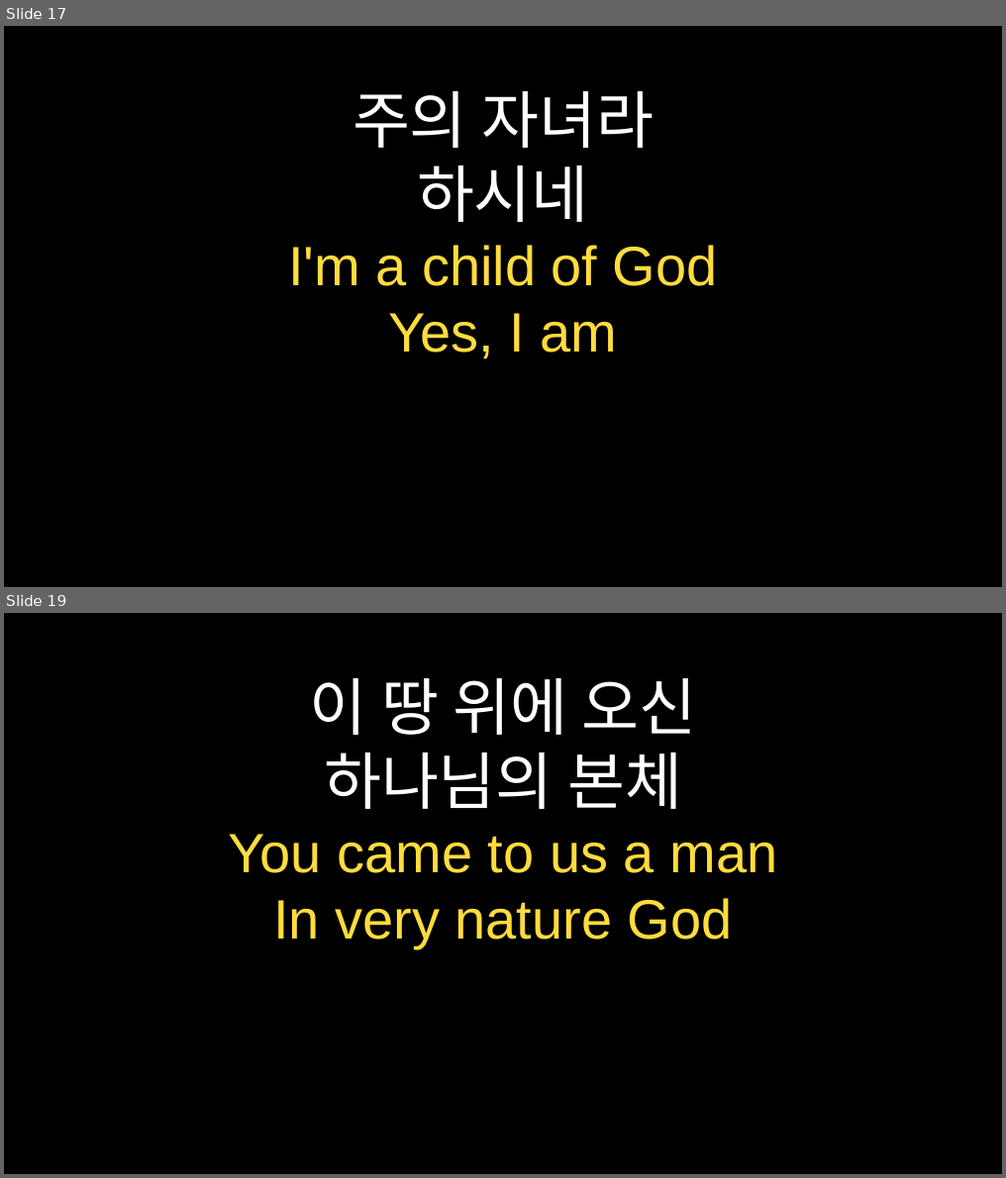
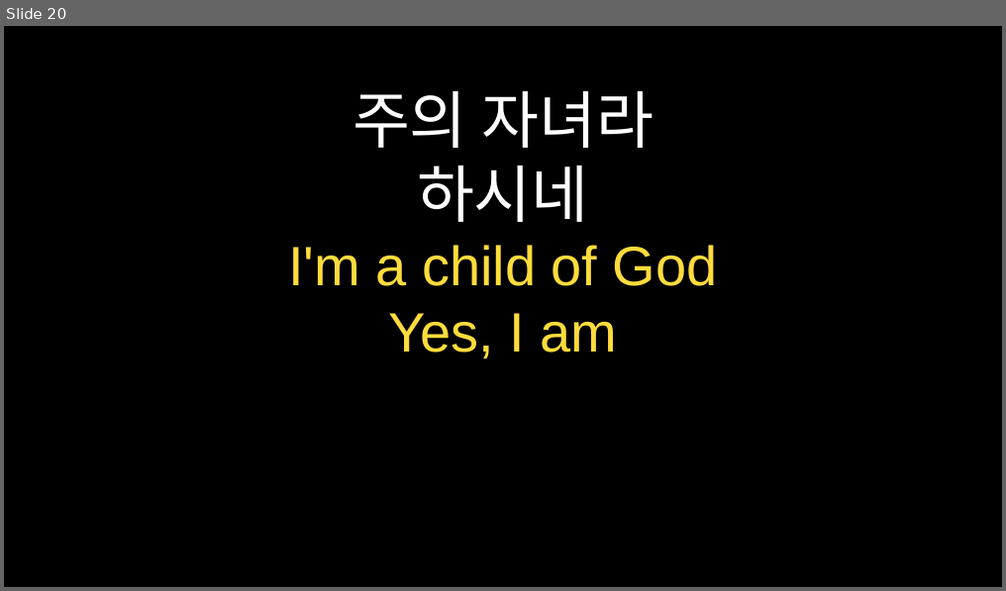
Before and after one commit to goldenbit1999/praisePPT, a slide deck: praisePPT/weekly_praise.pptx. Shown one above the other, each under a label of ours: slides 17 and 19 before the commit, slide 20 after it; the slides between them are not shown. The pictures are 1006x1178 and 1006x591 pixels, drawn with LibreOffice and Linux fonts; fonts in the diff are those of the drawing. Boxes give left, top, right and bottom in pixels: in the first picture for what was removed or moved away, otherwise in the second. Text is boxed around its words. In the diff, an @@ line names an element or a change of style, - is before the commit and + after.

```diff
--- a/praisePPT/weekly_praise.pptx
+++ b/praisePPT/weekly_praise.pptx
@@ slide 19 removed at (4,613,1002,1174), background #000000 @@
@@ text removed at (229,678,777,949) @@
-이 땅 위에 오신
-하나님의 본체
-You came to us a man
-In very nature God
@@ what was slide 17 is now slide 20 @@
```
Also in this commit, not shown: 14 slides changed, 12 slides added, 9 other slides removed, 10 other files.
